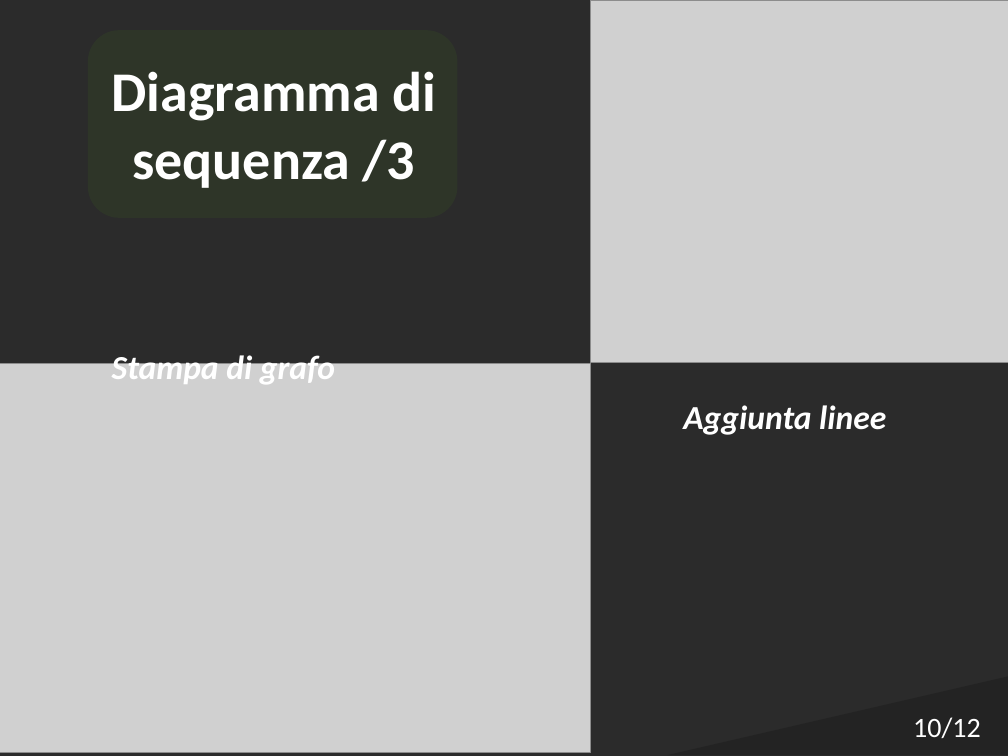
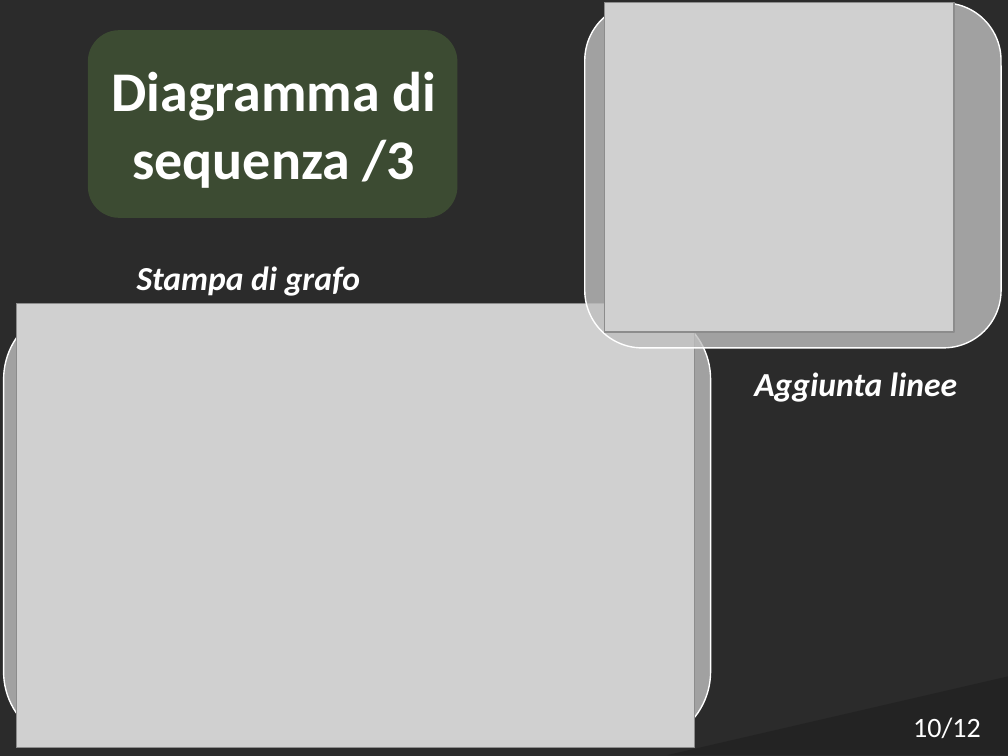
Before and after one commit to Italiaracerx/progettoSWE, a slide deck: slide 10 of Presentazioni/Presentazioni PB/Presentazione PB.pptx. Drawn at 1008x756 pixels with LibreOffice and Linux fonts; fonts in the diff are those of the drawing; grey boxes stand for pictures; background and template pictures are left out; a plain dark background stands for a picture behind light text. Boxes give left, top, right and bottom in pixels: in the first picture for what was removed or moved away, otherwise in the second. Text is boxed around its words. In the diff, an @@ line names an element or a change of style, - is before the commit and + after.

```diff
--- a/Presentazioni/Presentazioni PB/Presentazione PB.pptx
+++ b/Presentazioni/Presentazioni PB/Presentazione PB.pptx
@@ rounded rectangle added at box(585, 3, 1001, 348), fill #BFBFBF at 80% opacity, outline #FFFFFF 1 pt @@
@@ picture: place and size @@
-picture at box(591, 0, 1008, 362)
+picture at box(604, 3, 954, 333)
@@ rounded rectangle at box(88, 30, 458, 218): fill #385723 at 25% opacity to #70AD47 at 25% opacity @@
@@ text "Stampa di grafo": place and size @@
-text "Stampa di grafo" at box(112, 351, 335, 384)
+text "Stampa di grafo" at box(137, 266, 360, 296)
@@ rounded rectangle added at box(4, 306, 711, 745), fill #BFBFBF at 80% opacity, outline #FFFFFF 1 pt @@
@@ picture: place and size @@
-picture at box(0, 363, 591, 752)
+picture at box(16, 303, 695, 748)
@@ text "Aggiunta linee": place and size @@
-text "Aggiunta linee" at box(683, 405, 886, 435)
+text "Aggiunta linee" at box(754, 372, 957, 402)
```
Also in this commit, not shown: 9 other slides changed.
